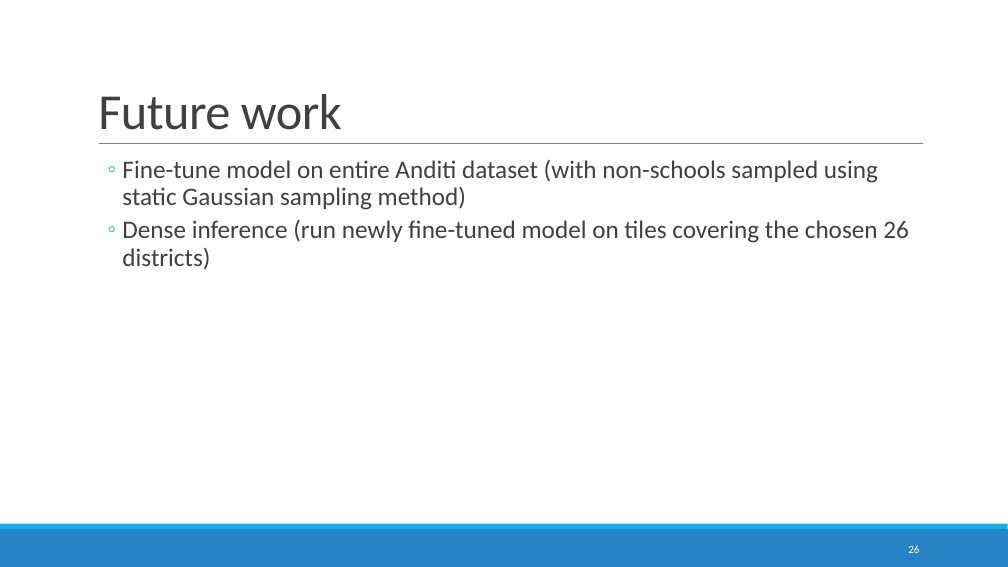
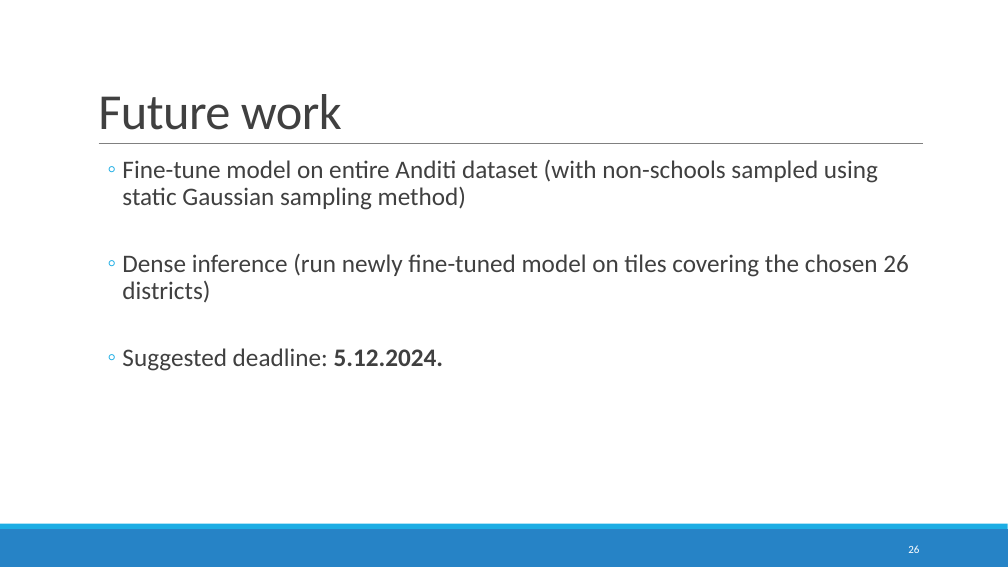
Before and after one commit to DomJamb/school_mapping, a slide deck: slide 26 of presentations/14.11/School mapping in ESRI imagery.pptx. Drawn at 1008x567 pixels with LibreOffice and Linux fonts; fonts in the diff are those of the drawing. Boxes give left, top, right and bottom in pixels: in the first picture for what was removed or moved away, otherwise in the second. Text is boxed around its words. In the diff, an @@ line names an element or a change of style, - is before the commit and + after.

```diff
--- a/presentations/14.11/School mapping in ESRI imagery.pptx
+++ b/presentations/14.11/School mapping in ESRI imagery.pptx
@@ text at <box>122,348,444,371</box>: paragraph added @@
+  ◦ Suggested deadline: 5.12.2024.
```
Also in this commit, not shown: 2 other slides changed, 1 slide added, 1 slide removed, 1 other file.
